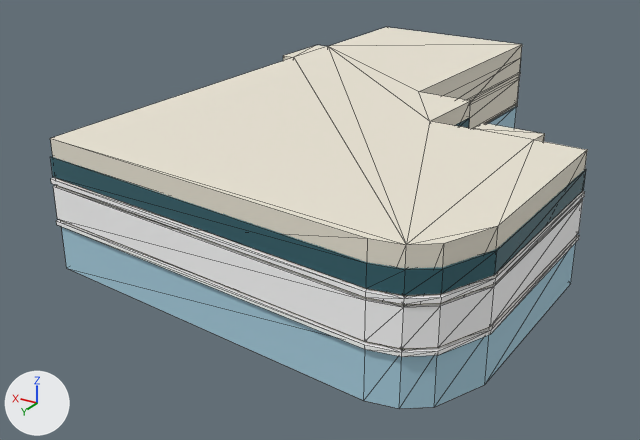
The glTF model game/models/hero/ora_expolis.glb, before and after one commit.
Rendered twice from a 50 mm lens placed at (-25.0, 52.9, 25.5), pointed at (5.3, 2.4, 0.3). Every picture has the same lights, and +X, +Y and +Z are marked at lower left. The first picture is the older version. Mesh edges are drawn as thin lines. Objects named as collision shapes, trigger or cutter boxes, shadow casters or lower levels of detail are left out. Where no turn or scale is listed for an object, it has been applied to the vertices. Vertices at exactly the same position are counted once.

Names of what the first picture shows: 'ora_expolis_lod0'.
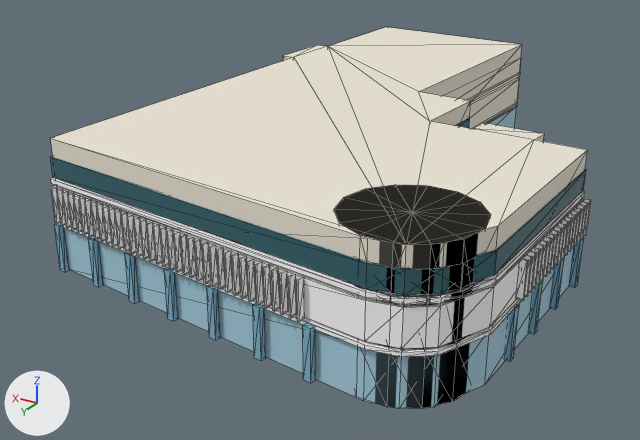
The change, as JSON lines over the scene's bpy script:
```json
{"op": "add", "block": "mat_pil", "code": ["mat_pil = principled_material('pil')", "mat_pil.base_color = (0.212, 0.451, 0.604)  # blue #7fb3cc", "mat_pil.roughness = 0.85"]}
{"block": "me_ora_expolis_lod0", "where": "# used by ob_ora_expolis_lod0; location = (1.4, -2.16, 4.4)"}
{"op": "remove", "block": "me_ora_expolis_lod0", "code": "me_ora_expolis_lod0.from_pydata(...)  # 227 vertices, 351 faces; spans x -14.5..14.5, y -22.6..22.6, z -4.4..4.4"}
{"op": "add", "block": "me_ora_expolis_lod0", "code": "me_ora_expolis_lod0.from_pydata(...)  # 865 vertices, 1323 faces; spans x -14.7..14.7, y -22.6..22.6, z -4.4..4.4"}
{"block": "me_ora_expolis_lod0", "change": "me_ora_expolis_lod0 part 1: the loose piece of 57 vertices spanning x -14.4..14.3, y -22.3..22.3, z -4.4..4.4 is moved by (0.2, 0.0, 0.0)"}
{"block": "me_ora_expolis_lod0", "change": "me_ora_expolis_lod0 part 2: the loose piece of 38 vertices spanning x -14.5..14.5, y -22.6..22.6, z -1.3..-1.0 is moved by (0.2, 0.0, 0.0)"}
{"block": "me_ora_expolis_lod0", "change": "me_ora_expolis_lod0 part 3: the loose piece of 38 vertices spanning x -14.5..14.5, y -22.6..22.6, z 1.5..1.8 is moved by (0.2, 0.0, 0.0)"}
{"block": "me_ora_expolis_lod0", "change": "me_ora_expolis_lod0 part 4: the loose piece of 38 vertices spanning x -14.4..14.4, y -22.4..22.4, z 1.9..3.2 is rebuilt with 38 vertices and now spans x -14.2..14.6, y -22.4..22.4, z 1.9..3.2"}
{"block": "me_ora_expolis_lod0", "change": "me_ora_expolis_lod0 part 5: the loose piece of 38 vertices spanning x -14.5..14.5, y -22.5..22.5, z -0.9..1.3 is rebuilt with 38 vertices and now spans x -14.3..14.7, y -22.5..22.5, z -0.9..1.3"}
{"block": "me_ora_expolis_lod0", "change": "me_ora_expolis_lod0 part 6: 638 vertices added at x -14.7..14.6, y 4.5..22.5, z -4.4..4.4"}
{"block": "me_ora_expolis_lod0", "change": "other edits to the shape of me_ora_expolis_lod0 do not show in these pictures"}
{"op": "add", "block": "me_ora_expolis_lod0", "code": "me_ora_expolis_lod0.materials.append(mat_pil)  # blue #7fb3cc"}
{"op": "set", "path": "ob_ora_expolis_lod0.location", "old": "(1.4, -2.16, 4.4)", "new": "(1.2, -2.16, 4.39)"}
```

Where the change shows, as pixel boxes (x1, y1, x2, y2) in the pictures (640 x 440 px; the box of a moved part takes in the faces that stretch with it):
```json
{"object": "ora_expolis_lod0", "change": "reshaped, moved", "before": [50, 27, 587, 408], "after": [50, 27, 591, 409]}
{"part": 1, "of": "me_ora_expolis_lod0", "change": "moved or reshaped", "before": [56, 45, 587, 408], "after": [56, 45, 587, 408]}
{"part": 2, "of": "me_ora_expolis_lod0", "change": "moved or reshaped", "before": [56, 103, 579, 357], "after": [56, 103, 548, 357]}
{"part": 3, "of": "me_ora_expolis_lod0", "change": "moved or reshaped", "before": [51, 73, 585, 304], "after": [51, 73, 585, 304]}
{"part": 4, "of": "me_ora_expolis_lod0", "change": "rebuilt", "before": [50, 62, 586, 295], "after": [50, 62, 586, 295]}
{"part": 5, "of": "me_ora_expolis_lod0", "change": "rebuilt", "before": [53, 78, 583, 348], "after": [53, 78, 583, 348]}
{"part": 6, "of": "me_ora_expolis_lod0", "change": "added", "after": [51, 185, 591, 409]}
```
